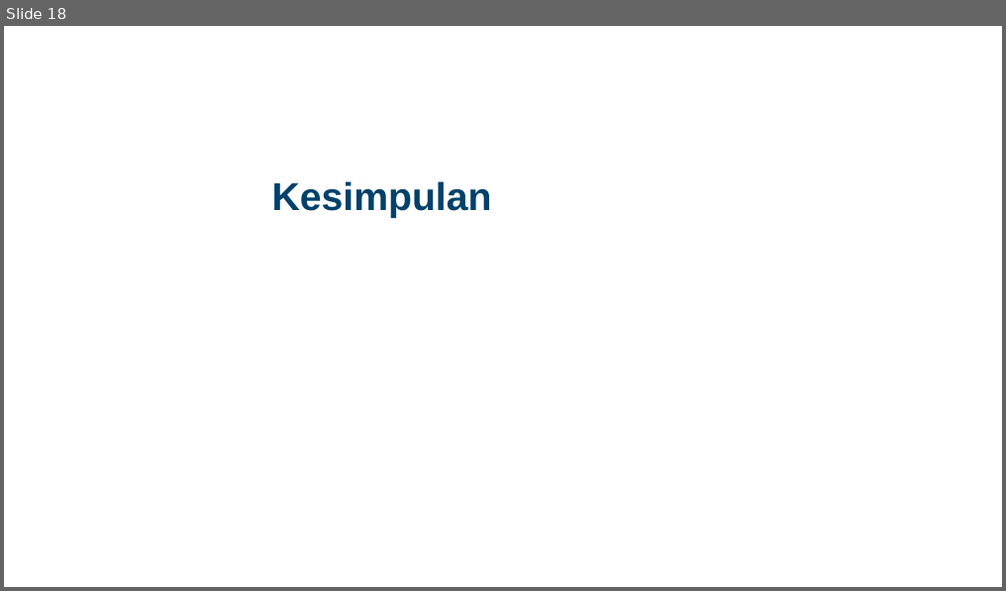
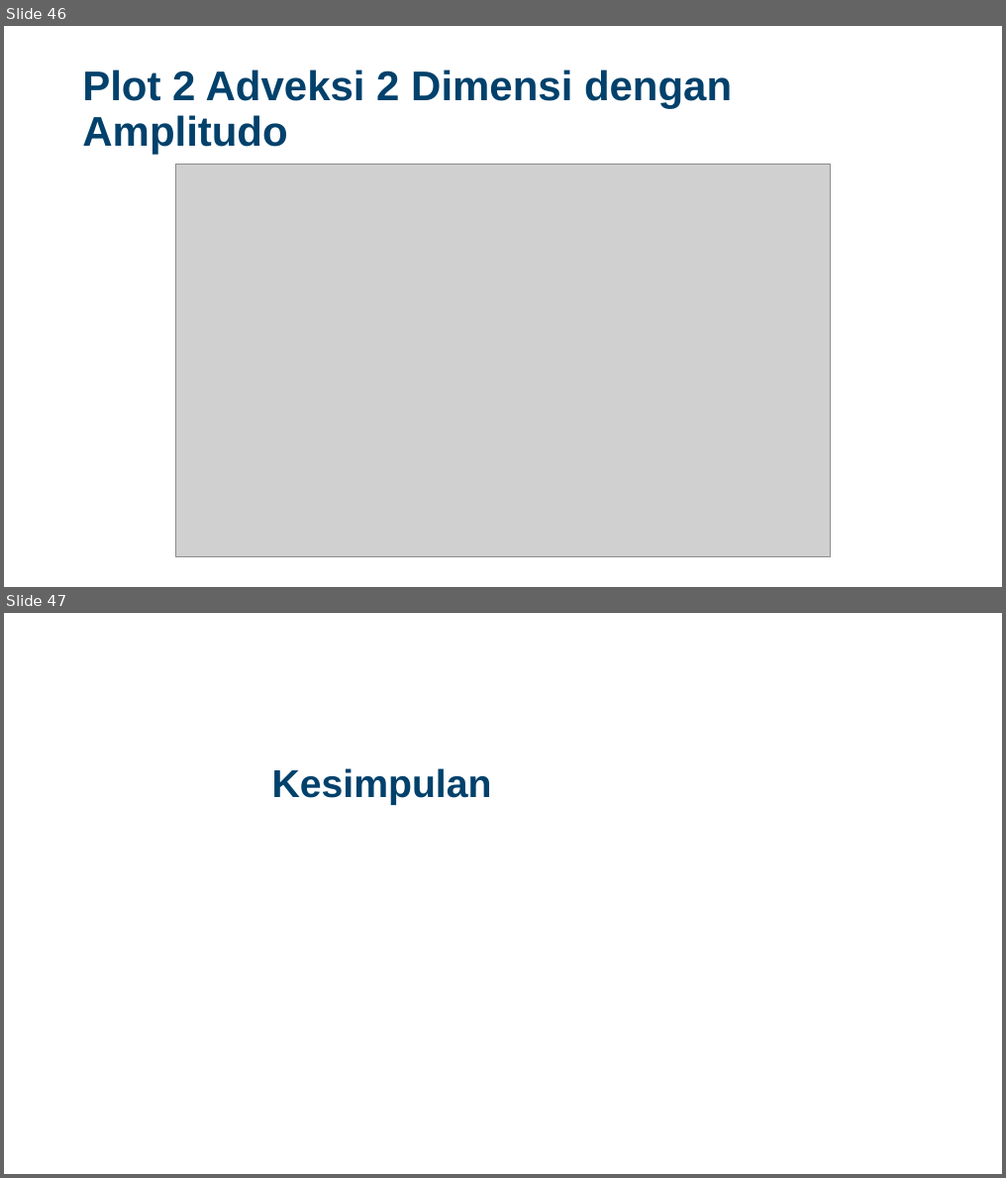
Before and after one commit to Widityas/Kelompok_3_PersamaanAdveksi, a slide deck: Final Project Numerik Kelompok 3.pptx. Shown one above the other, each under a label of ours: slide 18 before the commit, slides 46 and 47 after it. The pictures are 1006x591 and 1006x1178 pixels, drawn with LibreOffice and Linux fonts; fonts in the diff are those of the drawing; grey boxes stand for pictures; background and template pictures are left out. Boxes give left, top, right and bottom in pixels: in the first picture for what was removed or moved away, otherwise in the second. Text is boxed around its words. In the diff, an @@ line names an element or a change of style, - is before the commit and + after.

```diff
--- a/Final Project Numerik Kelompok 3.pptx
+++ b/Final Project Numerik Kelompok 3.pptx
@@ slide 46 added at bbox=[4, 26, 1002, 587], background picture (left out) @@
@@ title added at bbox=[82, 70, 732, 154], 30 pt, text #01416B, bold @@
+Plot 2 Adveksi 2 Dimensi dengan Amplitudo
@@ picture added at bbox=[175, 165, 831, 558] @@
@@ what was slide 18 is now slide 47 @@
```
Also in this commit, not shown: 5 slides changed, 32 other slides added, 4 slides removed, 8 other files.
